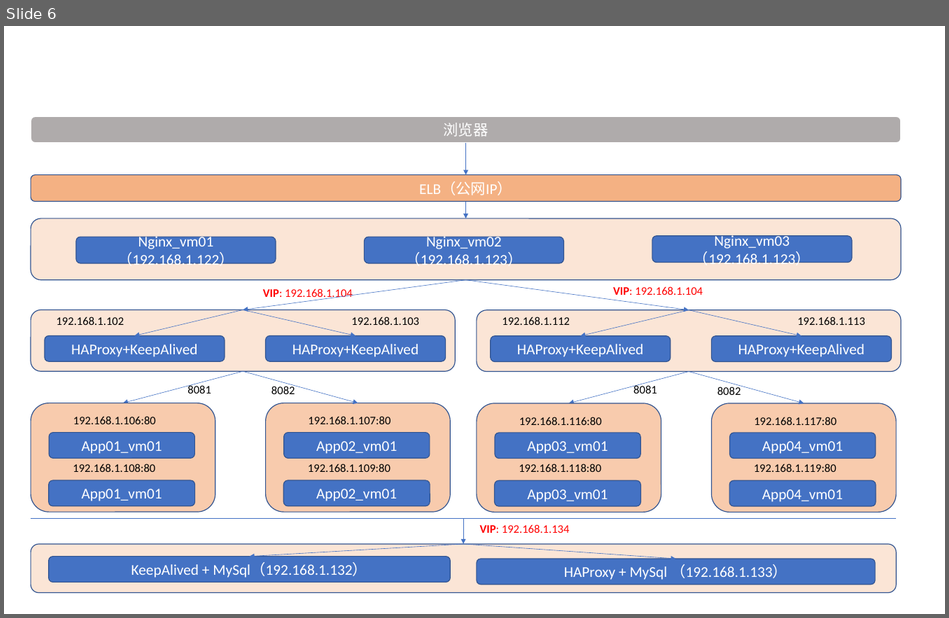
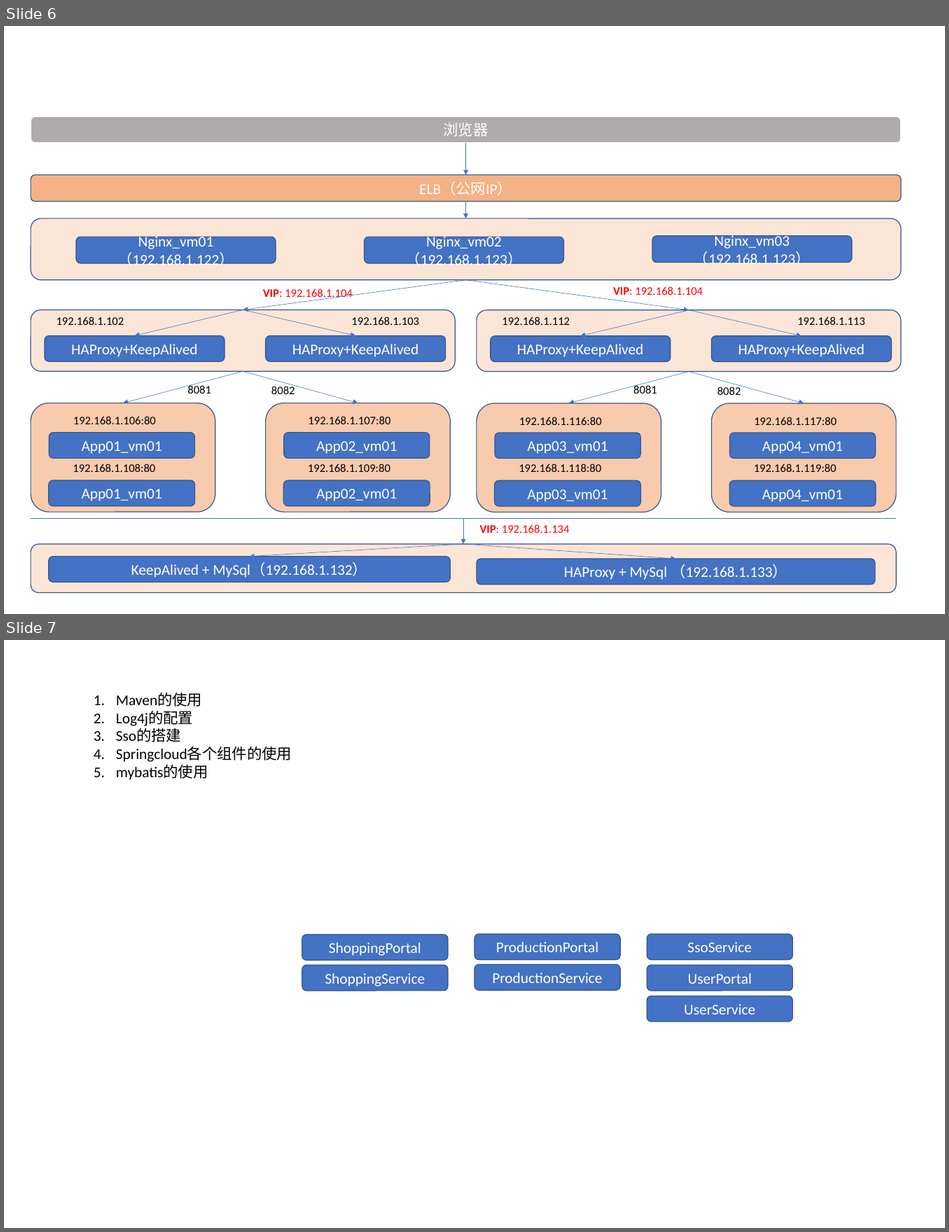
Before and after one commit to RuanXiaosi/ruanxinyu.github.com, a slide deck: posts/我的博客规划路线图/规划图.pptx. Shown one above the other, each under a label of ours: slide 6 before the commit, slides 6 and 7 after it. The pictures are 949x618 and 949x1232 pixels, drawn with LibreOffice and Linux fonts; fonts in the diff are those of the drawing. Boxes give left, top, right and bottom in pixels: in the first picture for what was removed or moved away, otherwise in the second. Text is boxed around its words. In the diff, an @@ line names an element or a change of style, - is before the commit and + after.

```diff
--- a/posts/我的博客规划路线图/规划图.pptx
+++ b/posts/我的博客规划路线图/规划图.pptx
@@ slide 7 added at (4, 640, 945, 1228), background #FFFFFF @@
@@ text added at (116, 692, 292, 780), 18 pt, text #000000 @@
+1. Maven的使用
+2. Log4j的配置
+3. Sso的搭建
+4. Springcloud各个组件的使用
+5. mybatis的使用
@@ rounded rectangle added at (302, 935, 448, 960), fill #4472C4, outline #325491 1 pt, 18 pt, text #FFFFFF @@
+ShoppingPortal
@@ rounded rectangle added at (474, 934, 620, 960), fill #4472C4, outline #325491 1 pt, 18 pt, text #FFFFFF @@
+ProductionPortal
@@ rounded rectangle added at (647, 934, 792, 960), fill #4472C4, outline #325491 1 pt, 18 pt, text #FFFFFF @@
+SsoService
@@ rounded rectangle added at (302, 965, 448, 991), fill #4472C4, outline #325491 1 pt, 18 pt, text #FFFFFF @@
+ShoppingService
@@ rounded rectangle added at (474, 964, 620, 990), fill #4472C4, outline #325491 1 pt, 18 pt, text #FFFFFF @@
+ProductionService
@@ rounded rectangle added at (647, 965, 792, 991), fill #4472C4, outline #325491 1 pt, 18 pt, text #FFFFFF @@
+UserPortal
@@ rounded rectangle added at (647, 996, 792, 1022), fill #4472C4, outline #325491 1 pt, 18 pt, text #FFFFFF @@
+UserService
```
Also in this commit, not shown: 1 slide changed, 27 other files.
